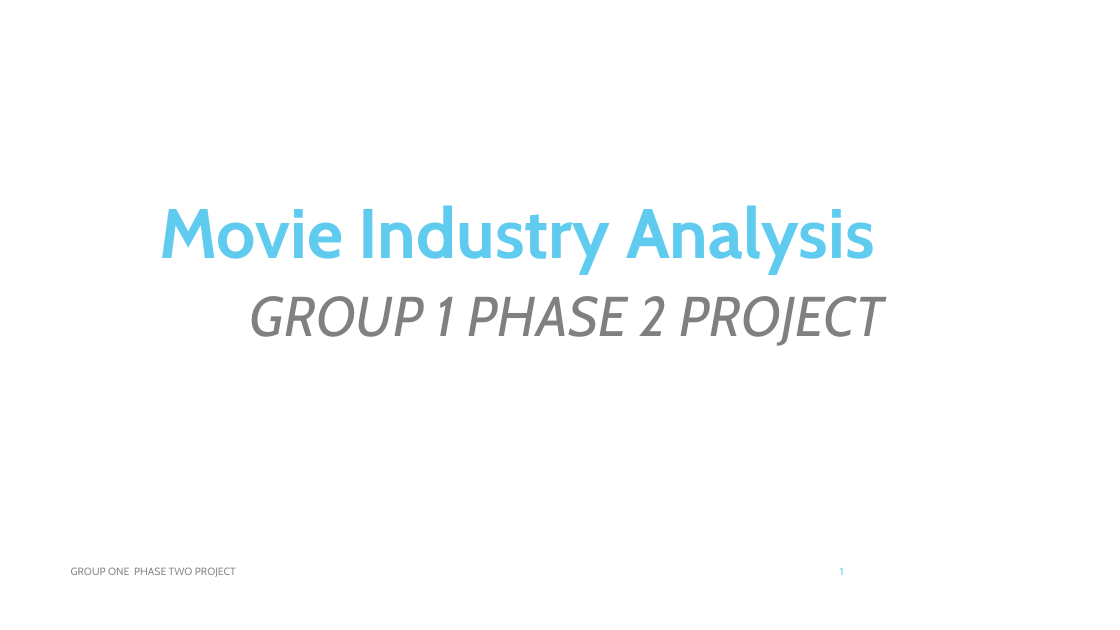
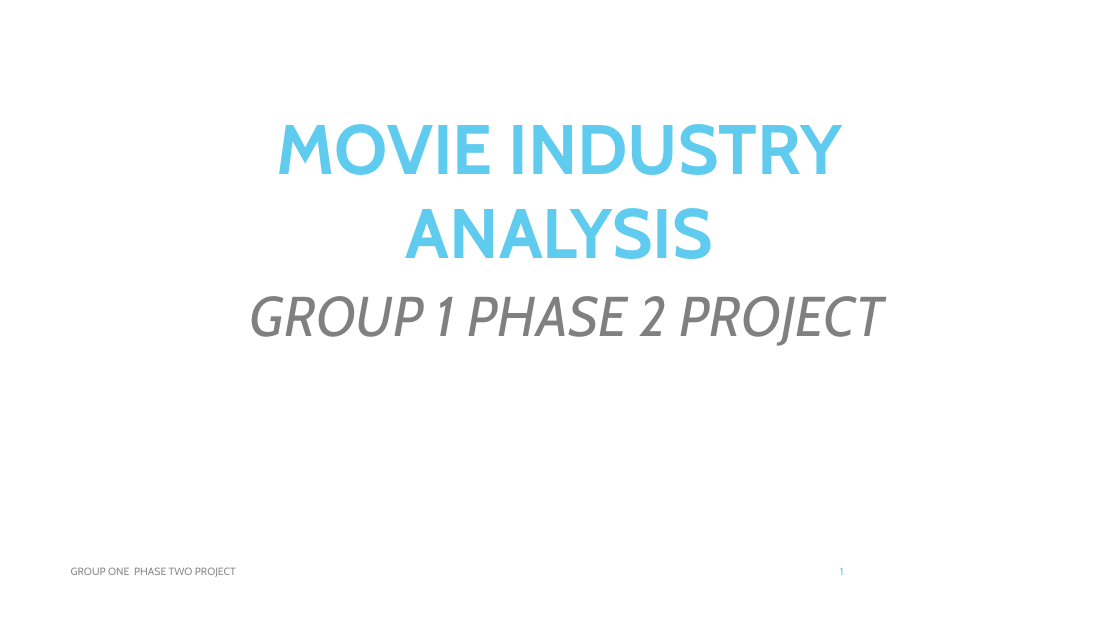
Before and after one commit to Sego-Mich/group_one_phase_two_project, a slide deck: slide 1 of PHASE TWO NON _TECH.pptx. Drawn at 1120x630 pixels with LibreOffice and Linux fonts; fonts in the diff are those of the drawing; background and template pictures are left out. Boxes give left, top, right and bottom in pixels: in the first picture for what was removed or moved away, otherwise in the second. Text is boxed around its words. In the diff, an @@ line names an element or a change of style, - is before the commit and + after.

```diff
--- a/PHASE TWO NON _TECH.pptx
+++ b/PHASE TWO NON _TECH.pptx
@@ title at <box>277,124,842,259</box>: text changed @@
-Movie Industry Analysis
+MOVIE INDUSTRY ANALYSIS
```
Also in this commit, not shown: 3 other slides changed, 6 slides added.
